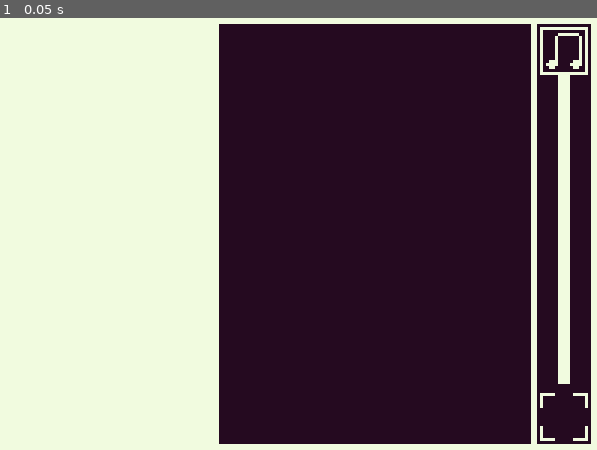
Above: before the commit, frame 1.
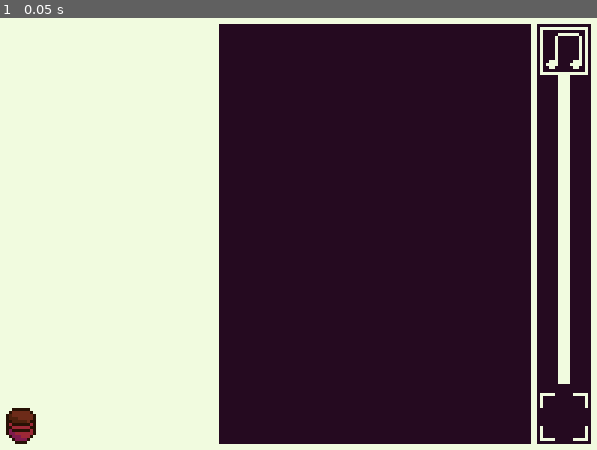
Above: after the commit, the same moment.

Repository: fruitsbat/untitled_plant_game
Game: Godot game, scene res://World/Main.tscn
The game is run twice, just before and just after one commit, with the same random seed, the same clock (stepped at 60 frames per second) and the same inputs.
Inputs:
- Up to frame 1 (0.05 s): no input

The runs differ from the first frame. In frame 1, 0.4% of the frame differs, in the area x 1-7%, y 90-99%.

Commit message:
flowers :)

Diff:
--- a/World/Main.tscn
+++ b/World/Main.tscn
@@ -8,6 +8,7 @@
 [ext_resource path="res://Menu/Volume.gd" type="Script" id=6]
 [ext_resource path="res://Aseprite/music.png" type="Texture" id=7]
 [ext_resource path="res://Aseprite/music_hover.png" type="Texture" id=8]
+[ext_resource path="res://Aseprite/pot.png" type="Texture" id=9]
 
 [sub_resource type="StyleBoxFlat" id=1]
 bg_color = Color( 0.14902, 0.0431373, 0.129412, 1 )
@@ -73,5 +74,9 @@
 "_edit_use_anchors_": false
 }
 
+[node name="Sprite" type="Sprite" parent="."]
+position = Vector2( 64, 136 )
+texture = ExtResource( 9 )
+
 [connection signal="pressed" from="Panel/FullscreenButton" to="Panel/FullscreenButton" method="_on_FullscreenButton_pressed"]
 [connection signal="value_changed" from="Panel/MusicVolume" to="Panel/MusicVolume" method="_on_MusicVolume_value_changed"]
--- a/World/Plant.gd
+++ b/World/Plant.gd
@@ -37,7 +37,7 @@
 		pixels_x.append(pixels_y)
 
 func plant_seed():
-	var plant_seed = pixels_x[size.x / 2][size.y - 8]
+	var plant_seed = pixels_x[size.x / 2][size.y - 10]
 	plant_seed.active = true
 	active.append(plant_seed)
 
Binary file added: Aseprite/flower.ase
Binary file added: Aseprite/flower.png
Not shown, added: Aseprite/flower.png.import
Binary file added: Aseprite/pot.ase
Binary file added: Aseprite/pot.png
Not shown, added: Aseprite/pot.png.import
Not shown: 1 places in World/Main.tscn that only renumber resources
